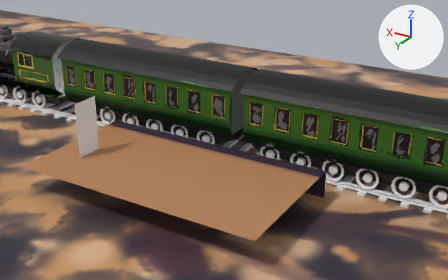
Renders of the glTF model blender-files/ruin.glb from each side of a commit.
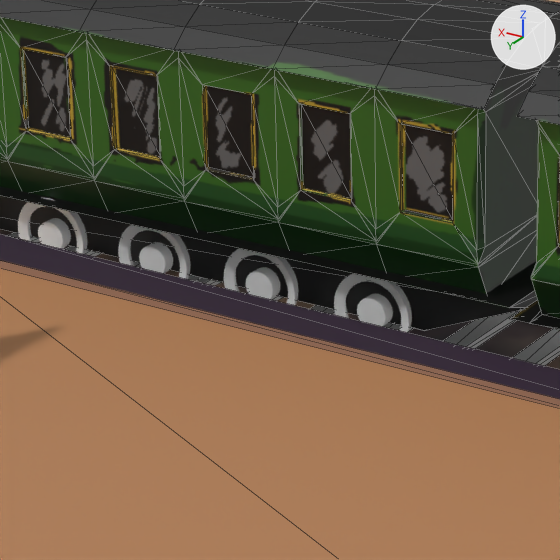
Each version is shown from a camera (50 mm lens) standing at (-22.35, 35.48, 18.26) and looking at (-0.99, -0.12, 0.46), then close up on the part from 26% to 56% of the width and 24% to 70% of the height. Arrows for +X, +Y and +Z are at upper right; the lights stay in place. The first two pictures are the older version. The close-ups show mesh edges as thin lines. Where no turn or scale is listed for an object, it has been applied to the vertices.

The first close-up shows 'Carriage-body-col.001', 'Carriage-body-col.003', 'Plane', 'Wheel.001', 'platform', 'track'.
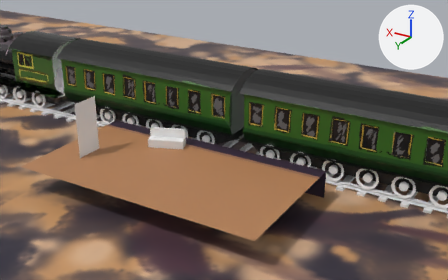
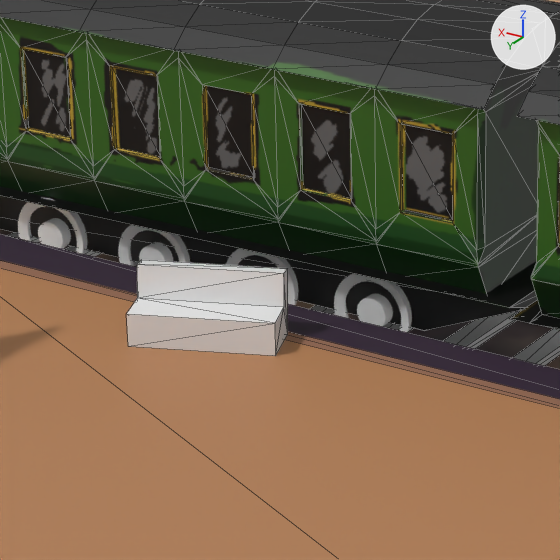
Patch to the scene script:
```diff
--- a/blender-files/ruin.glb.py
+++ b/blender-files/ruin.glb.py
@@ me_cube_009 @@
+me_cube_009.from_pydata([(1.0, 0.94, 0.0), (1.35, 0.09, 0.0), (1.4, -0.05, 1.16), (-1.38, -0.02, 0.0), (-1.03, -0.88, 0.0), (-0.97, -1.01, 1.16), (1.29, 0.23, 1.2), (-1.09, -0.73, 1.2), (1.0, 0.94, 0.6), (-1.38, -0.02, 0.6), (-1.11, -0.67, 0.6), (1.26, 0.3, 0.6)], [], [(5, 2, 6), (5, 6, 7), (1, 0, 8), (11, 6, 2), (1, 8, 11), (1, 11, 2), (5, 4, 1), (5, 1, 2), (1, 4, 3), (1, 3, 0), (7, 6, 11), (7, 11, 10), (10, 9, 3), (4, 5, 7), (10, 3, 4), (10, 4, 7), (9, 10, 11), (9, 11, 8), (9, 8, 0), (9, 0, 3)])
@@ ob_bench_col @@
+ob_bench_col = bpy.data.objects.new('bench-col', me_cube_009)
+ob_bench_col.location = (2.57, 1.98, 0.0)
```

What differs and where, as boxes [x1, y1, x2, y2] in the close-ups (560 x 560 px):
'bench-col', added
    after: [126, 260, 288, 356]
